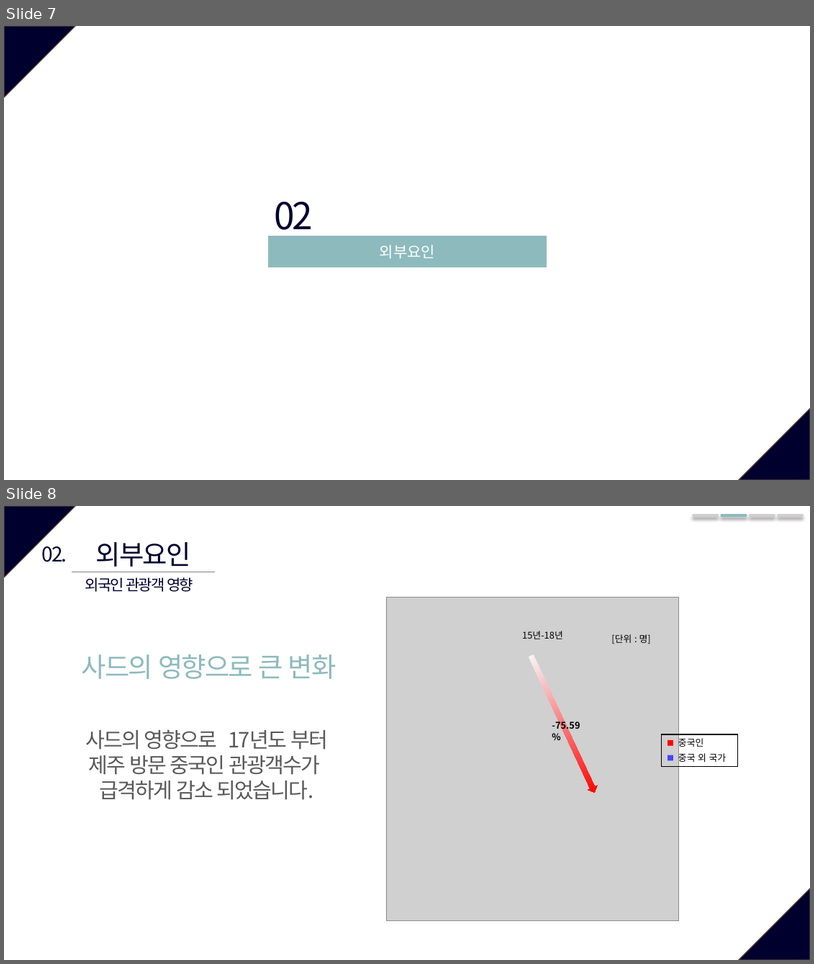
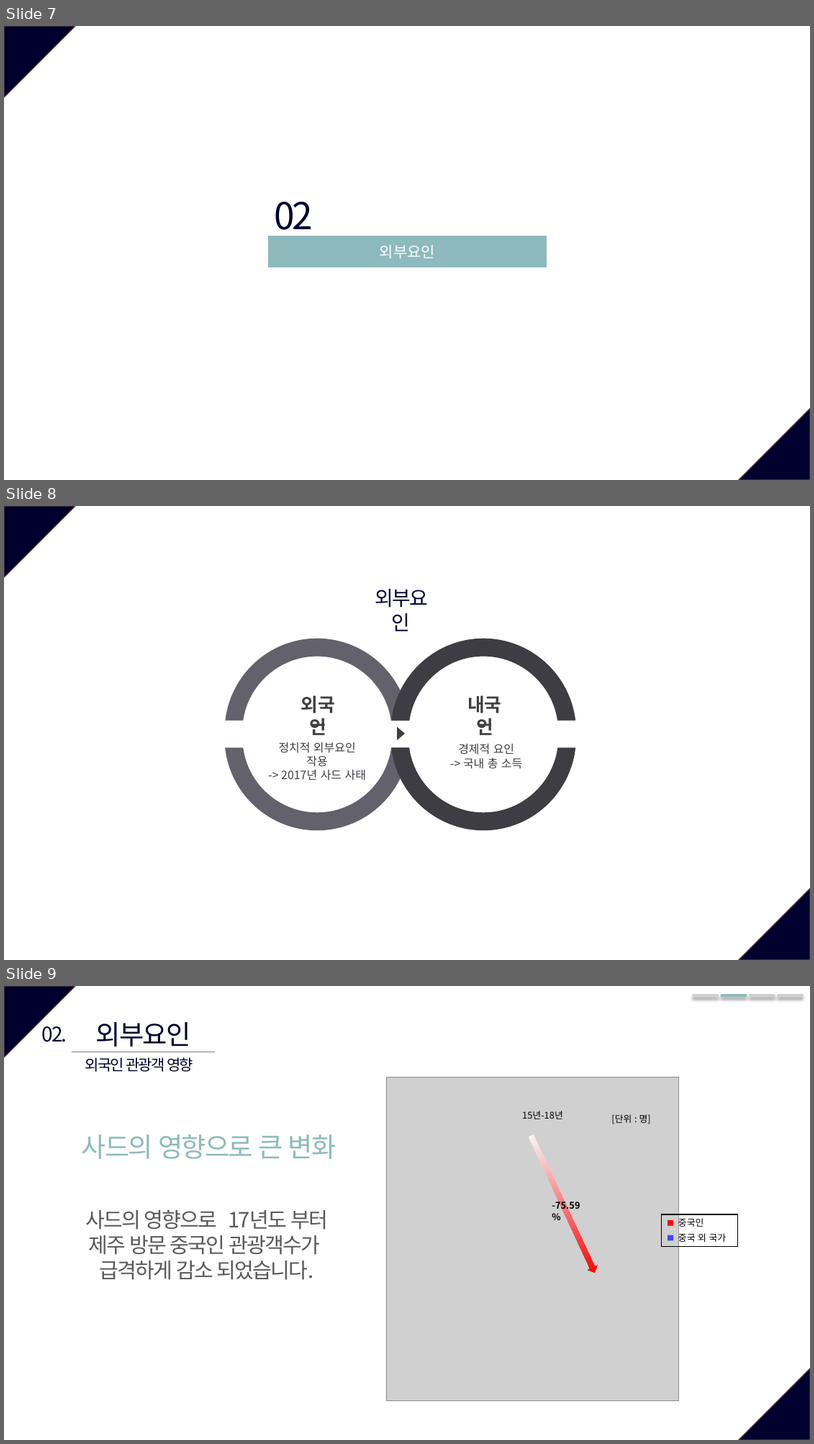
Before and after one commit to so-jeong0127/6-project, a slide deck: 6조_외부환경영향.pptx. Shown one above the other, each under a label of ours: slides 7 and 8 before the commit, slides 7, 8 and 9 after it. The pictures are 814x964 and 814x1444 pixels, drawn with LibreOffice and Linux fonts; fonts in the diff are those of the drawing; grey boxes stand for pictures. Boxes give left, top, right and bottom in pixels: in the first picture for what was removed or moved away, otherwise in the second. Text is boxed around its words. In the diff, an @@ line names an element or a change of style, - is before the commit and + after.

```diff
--- a/6조_외부환경영향.pptx
+++ b/6조_외부환경영향.pptx
@@ slide 8 added at <box>4,506,810,960</box>, background #FFFFFF; not listed: 2 template elements that a slide beside it also shows @@
@@ text added at <box>376,588,429,631</box>, 24 pt, text #00002F @@
+외부요인
@@ freeform shape added at <box>226,638,409,721</box>, fill #63616B @@
@@ freeform shape added at <box>392,638,576,721</box>, fill #3E3D43 @@
@@ ellipse added at <box>258,667,391,799</box>, fill #FFFFFF @@
@@ ellipse added at <box>419,669,551,801</box>, fill #FFFFFF @@
@@ text added at <box>301,695,335,735</box>, 22.1 pt, text #404040, bold @@
+외국인
@@ text added at <box>468,695,502,735</box>, 22.1 pt, text #404040, bold @@
+내국인
@@ text added at <box>279,741,366,780</box>, 13.6 pt, text #3E3D43 @@
+정치적 외부요인 작용
+-> 2017년 사드 사태
@@ rectangle added at <box>312,723,324,726</box>, fill #3F3F3F @@
@@ freeform shape added at <box>397,727,405,740</box>, fill #3F3F3F @@
@@ text added at <box>458,743,522,769</box>, 13.6 pt, text #3E3D43 @@
+경제적 요인
+-> 국내 총 소득
@@ rectangle added at <box>479,723,491,726</box>, fill #3F3F3F @@
@@ freeform shape added at <box>226,747,410,830</box>, fill #63616B @@
@@ freeform shape added at <box>392,747,576,830</box>, fill #3E3D43 @@
@@ what was slide 8 is now slide 9 @@
```
Also in this commit, not shown: 1 slide changed.
